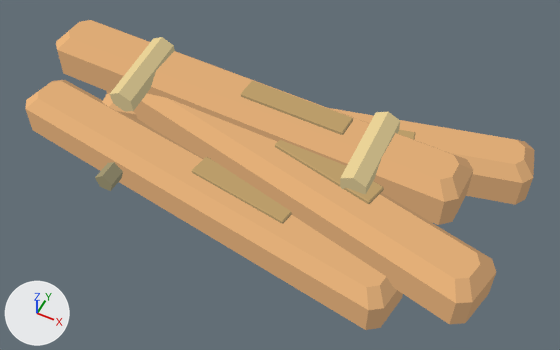
What one commit did to the glTF model assets/models/pier_salvage.glb.
Both versions are drawn from a 50 mm lens placed at (0.648, -1.18, 1.571), pointed at (0.068, -0.021, 0.123). Every picture has the same lights, and +X, +Y and +Z are marked at lower left. The first picture is the older version. Vertices at exactly the same position are counted once.

The older version as bpy lines, for what is in view:
```python
me_fischersteg___gebündeltes_treibholz = bpy.data.meshes.new('Fischersteg · Gebündeltes Treibholz')
me_fischersteg___gebündeltes_treibholz.from_pydata(...)  # 300 vertices, 552 faces; spans x -0.66..0.637, y -0.296..0.327, z 0.028..0.34
me_fischersteg___gebündeltes_treibholz.materials.append(mat_gebackenes_sonnenlicht)
ob_fischersteg___gebündeltes_treibholz = bpy.data.objects.new('Fischersteg · Gebündeltes Treibholz', me_fischersteg___gebündeltes_treibholz)
ob_fischersteg___gebündeltes_treibholz.location = (0.0, 0.0, 0.0)
```
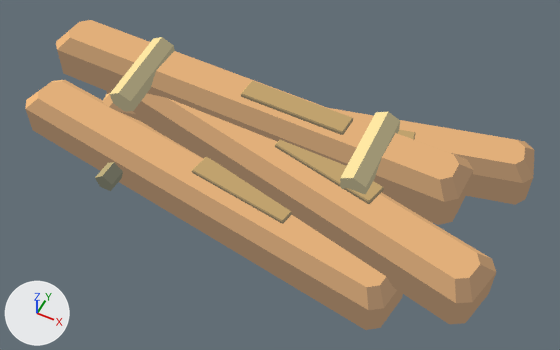
What the commit changed:
me_fischersteg___gebündeltes_treibholz has 300 vertices, 552 faces and spans x -0.66..0.637, y -0.296..0.327, z 0.028..0.34.
me_fischersteg___gebündeltes_treibholz is used by ob_fischersteg___gebündeltes_treibholz; location (0.0, 0.0, 0.0).
me_fischersteg___gebündeltes_treibholz part 1: 396 faces centred in x -0.643..0.631, y -0.29..0.321, z 0.028..0.328 are repainted in the vertex colours; the middle colour goes from brown #987857 to brown #8a7057.
me_fischersteg___gebündeltes_treibholz part 2: 156 faces centred in x -0.655..0.594, y -0.237..0.24, z 0.084..0.325 are repainted in the vertex colours; the middle colour goes from brown #c4a070 to beige #e1af7a.

Boxes (x1, y1, x2, y2) around the edits, measured in the pictures (560 x 350 px):
part 1 of me_fischersteg___gebündeltes_treibholz, recoloured
    both: (26, 45, 535, 330)
part 2 of me_fischersteg___gebündeltes_treibholz, recoloured (brown to beige)
    both: (25, 35, 525, 310)
